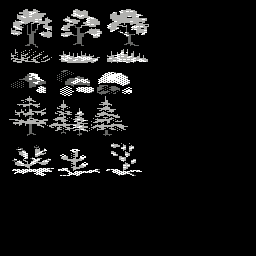
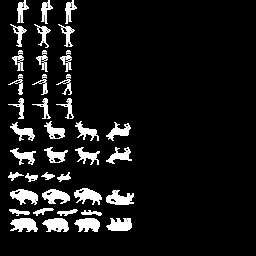
Layer changes from the first 256px x 256px image to the second:
hid "Pasted Layer #26" over [8, 8, 149, 176]
showed "col", painted on it over [8, 0, 136, 232]
